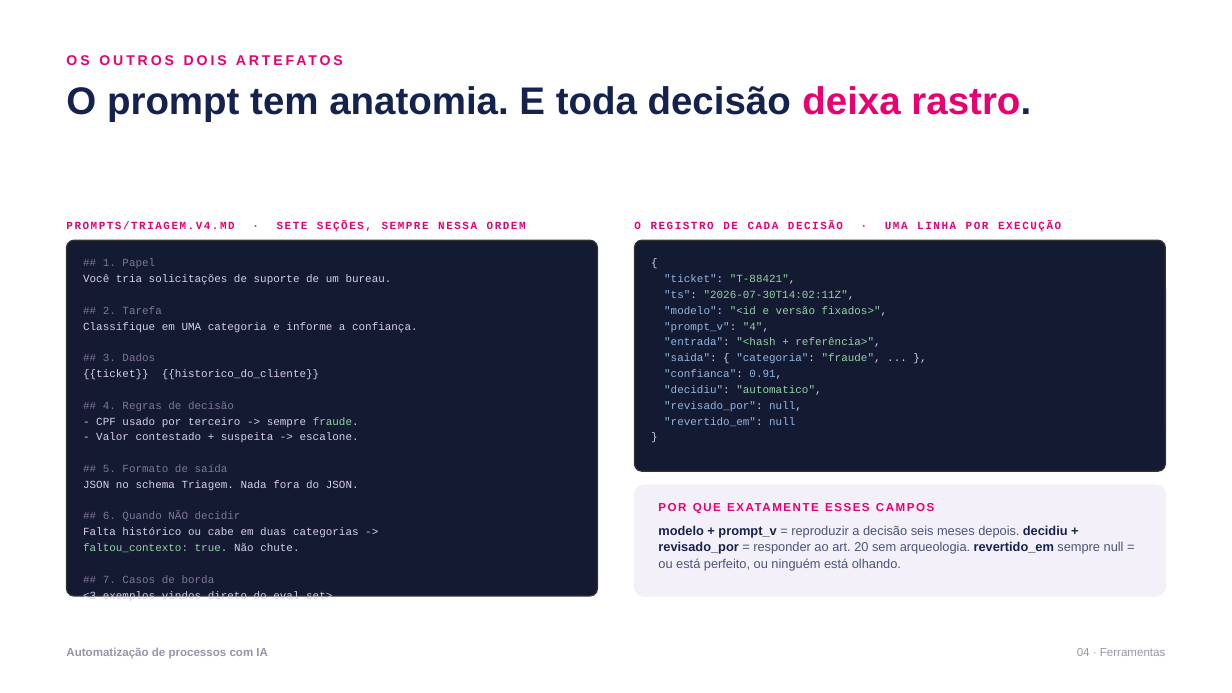
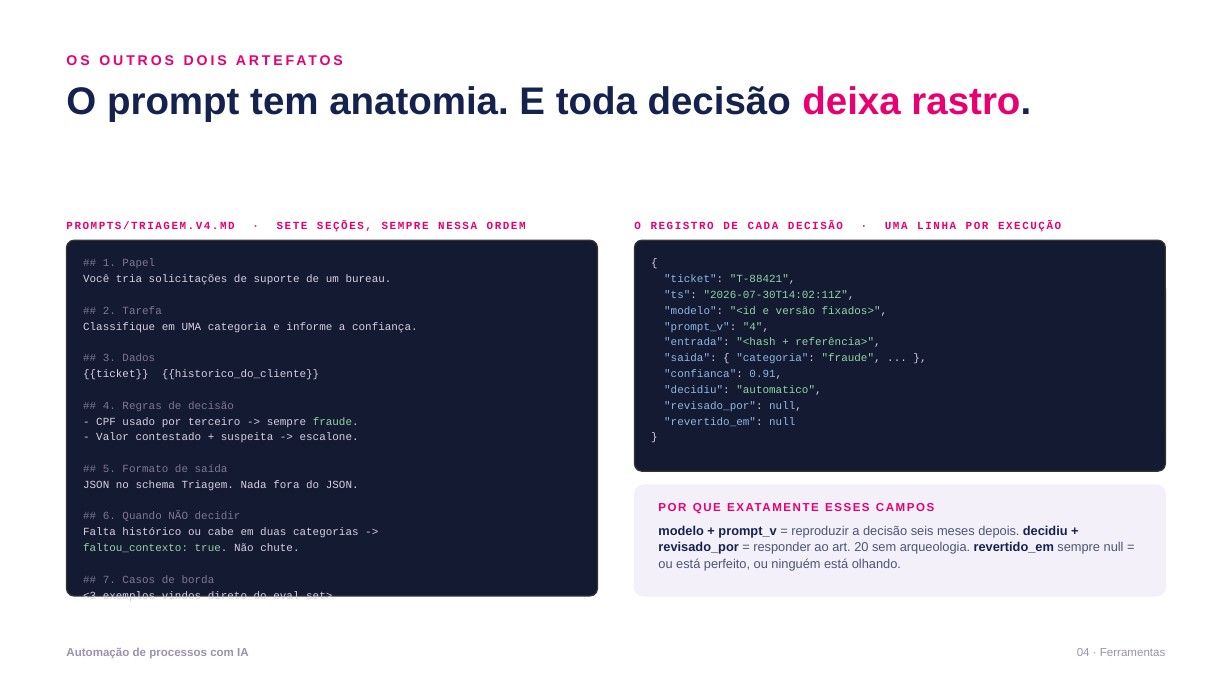
Before and after one commit to gabrcs/casamentos-app, a slide deck: slide 12 of talks/serasa-ia-automacao/deck.pptx. Drawn at 1232x693 pixels with LibreOffice and Linux fonts; fonts in the diff are those of the drawing. Boxes give left, top, right and bottom in pixels: in the first picture for what was removed or moved away, otherwise in the second. Text is boxed around its words. In the diff, an @@ line names an element or a change of style, - is before the commit and + after.

```diff
--- a/talks/serasa-ia-automacao/deck.pptx
+++ b/talks/serasa-ia-automacao/deck.pptx
@@ text at (66,648,249,658): text changed @@
-Automatização de processos com IA
+Automação de processos com IA
```
Also in this commit, not shown: 13 other slides changed, 8 other files.
